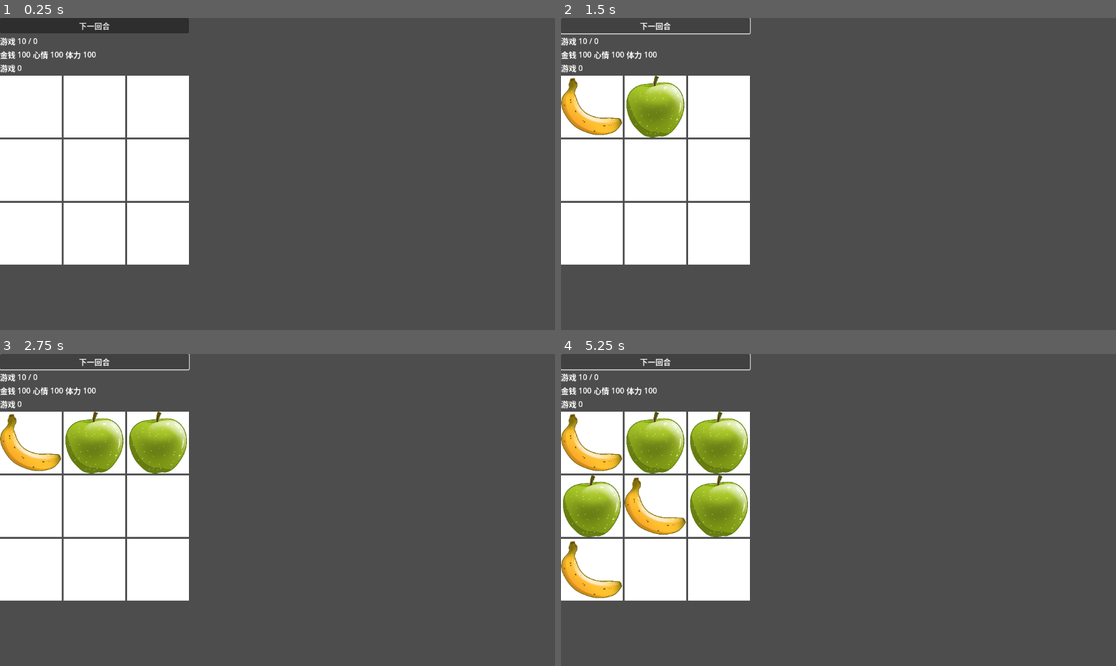
Above: before the commit, frames 1-4 (two rows, left to right).
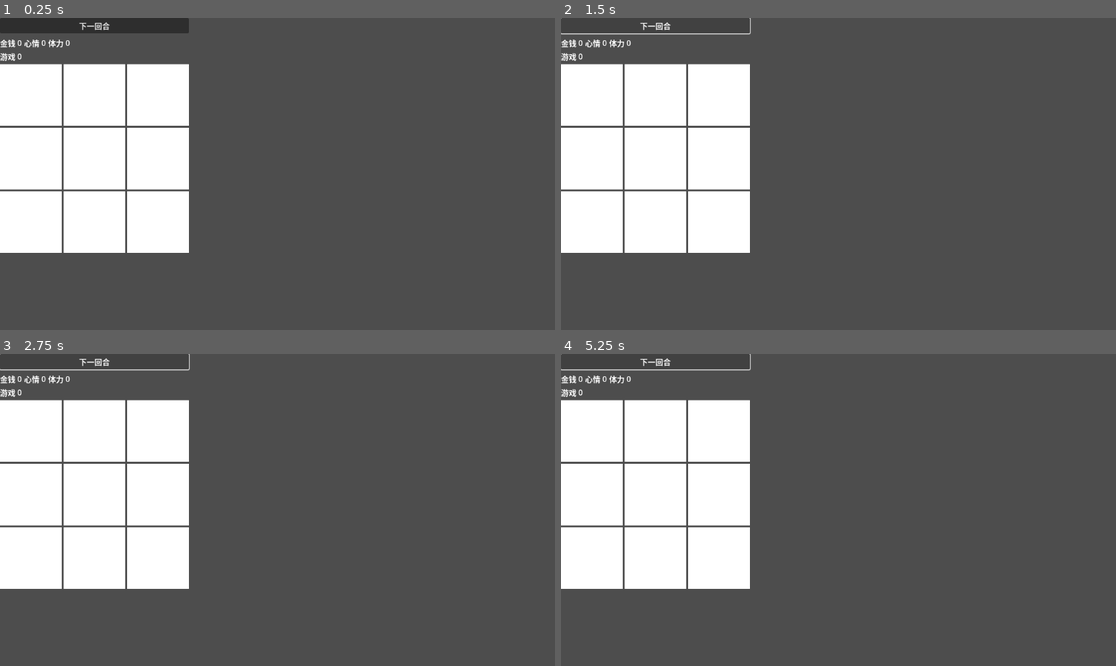
Above: after the commit, the same moments.

Repository: zuiyu1998/life-simulator
Game: Godot game, scene res://test/main_test.tscn
Same seed, same stepped clock (60 frames per second), same inputs: the game is played once before the commit and once after it.
Inputs:
- Up to frame 1 (0.25 s): no input
- Up to frame 2 (1.5 s): click "下一回合" at 0.5 s; click "下一回合" at 1.25 s
- Up to frame 3 (2.75 s): click "下一回合" at 2 s
- Up to frame 4 (5.25 s): tap Enter at 2.75, 4.25 s; tap Space at 3.5, 5 s

The runs differ from the first frame. In frame 1, 3.9% of the frame differs, in the area x 0-35%, y 6-80%; in frame 2, 6.1%; in frame 3, 7.6%; in frame 4, 12%.
Error after the commit: Parse Error: Could not resolve class "GameChessGainHandler", because of a parser error. (res://src/level/level.gd:60)

Commit message:
fix: tmp

Diff:
--- a/src/chess/chess.gd
+++ b/src/chess/chess.gd
@@ -1,6 +1,6 @@
 extends Resource
 class_name Chess
-## 棋子，玩家操作的主要对象
+## 棋子（劳动），玩家操作的主要对象
 
 # 棋子名称
 @export
@@ -19,4 +19,4 @@
 var costs: Array[ChessCost] = []
 # 棋子的增益
 @export
-var gains: Array[ChessGain] = []
+var gains: Array[Gain] = []
--- a/src/chess/chess_gain_handler.gd
+++ /dev/null
@@ -1,5 +0,0 @@
-class_name ChessGainHandler
-## 增益处理器
-
-func handle(_gain: ChessGain):
-	pass
--- a/src/chess/chess_gain.gd
+++ b/src/gain/gain.gd
@@ -1,10 +1,10 @@
 extends Resource
-class_name ChessGain
+class_name Gain
 ## 关卡结束时所获得的增益
 
 # 提升技能的名称
 @export
-var skill_name: StringName = &""
+var gain_name: StringName = &""
 # 提升技能的数值
 @export
 var value: int = 1
--- /dev/null
+++ b/src/gain/gain_handler.gd
@@ -0,0 +1,5 @@
+class_name GainHandler
+## 增益处理器
+
+func handle(_gain: Gain) -> Object:
+	return null
--- /dev/null
+++ b/src/gain/gain_handler_container.gd
@@ -0,0 +1,15 @@
+class_name GainHandleContainer
+
+var _data: Dictionary[String, GainHandler] = {}
+
+func register(name: String, handler: GainHandler):
+	print("%s gain handler registered.")
+	_data[name] = handler
+
+func handle(gain: Gain) -> Object:
+	var handler = _data[gain.gain_name]
+	if not handler:
+		printerr("%s gain handler not match.")
+		return null
+
+	return handler.handle(gain)
--- a/src/chess/data/appple.tres
+++ b/src/level/chess/data/appple.tres
@@ -1,11 +1,11 @@
 [gd_resource type="Resource" script_class="Chess" load_steps=7 format=3 uid="uid://q3mrec3b1thm"]
 
 [ext_resource type="Script" uid="uid://kim3xvrhjo47" path="res://src/chess/chess_cost.gd" id="1_4i1gt"]
-[ext_resource type="Script" uid="uid://ctj7a30jipb1p" path="res://src/chess/chess_gain.gd" id="2_p3mjl"]
-[ext_resource type="Resource" uid="uid://bvir2xdxntekf" path="res://src/chess/data/money_cost.tres" id="2_rkjwx"]
+[ext_resource type="Script" uid="uid://ctj7a30jipb1p" path="res://src/gain/gain.gd" id="2_p3mjl"]
+[ext_resource type="Resource" uid="uid://bvir2xdxntekf" path="res://src/level/chess/data/money_cost.tres" id="2_rkjwx"]
 [ext_resource type="Script" uid="uid://bqo4lla32p4wj" path="res://src/chess/chess.gd" id="3_m6knl"]
-[ext_resource type="Resource" uid="uid://s3lrkgafo0mj" path="res://src/chess/data/game_gain.tres" id="4_5x3d8"]
-[ext_resource type="Texture2D" uid="uid://d3wk5xgjkejmv" path="res://src/chess/assets/apple.png" id="4_rkjwx"]
+[ext_resource type="Resource" uid="uid://s3lrkgafo0mj" path="res://src/level/chess/data/game_gain.tres" id="4_5x3d8"]
+[ext_resource type="Texture2D" uid="uid://d3wk5xgjkejmv" path="res://src/level/chess/assets/apple.png" id="4_rkjwx"]
 
 [resource]
 script = ExtResource("3_m6knl")
--- a/src/chess/data/banana.tres
+++ b/src/level/chess/data/banana.tres
@@ -1,11 +1,11 @@
 [gd_resource type="Resource" script_class="Chess" load_steps=7 format=3 uid="uid://dp2qvh4ype7hb"]
 
 [ext_resource type="Script" uid="uid://kim3xvrhjo47" path="res://src/chess/chess_cost.gd" id="1_n1udx"]
-[ext_resource type="Script" uid="uid://ctj7a30jipb1p" path="res://src/chess/chess_gain.gd" id="2_4vtjq"]
-[ext_resource type="Resource" uid="uid://bvir2xdxntekf" path="res://src/chess/data/money_cost.tres" id="2_7m3bb"]
-[ext_resource type="Texture2D" uid="uid://ctf3vjkcrfa88" path="res://src/chess/assets/banana.png" id="3_rmh1l"]
+[ext_resource type="Script" uid="uid://ctj7a30jipb1p" path="res://src/gain/gain.gd" id="2_4vtjq"]
+[ext_resource type="Resource" uid="uid://bvir2xdxntekf" path="res://src/level/chess/data/money_cost.tres" id="2_7m3bb"]
+[ext_resource type="Texture2D" uid="uid://ctf3vjkcrfa88" path="res://src/level/chess/assets/banana.png" id="3_rmh1l"]
 [ext_resource type="Script" uid="uid://bqo4lla32p4wj" path="res://src/chess/chess.gd" id="4_2m6wh"]
-[ext_resource type="Resource" uid="uid://s3lrkgafo0mj" path="res://src/chess/data/game_gain.tres" id="4_txhnf"]
+[ext_resource type="Resource" uid="uid://s3lrkgafo0mj" path="res://src/level/chess/data/game_gain.tres" id="4_txhnf"]
 
 [resource]
 script = ExtResource("4_2m6wh")
--- a/src/chess/data/game_gain.tres
+++ b/src/level/chess/data/game_gain.tres
@@ -1,6 +1,6 @@
 [gd_resource type="Resource" script_class="ChessGain" load_steps=2 format=3 uid="uid://s3lrkgafo0mj"]
 
-[ext_resource type="Script" uid="uid://ctj7a30jipb1p" path="res://src/chess/chess_gain.gd" id="1_7x5j1"]
+[ext_resource type="Script" uid="uid://ctj7a30jipb1p" path="res://src/gain/gain.gd" id="1_7x5j1"]
 
 [resource]
 script = ExtResource("1_7x5j1")
--- /dev/null
+++ b/src/level/chess_grid/chess_grid_controller.gd
@@ -0,0 +1,29 @@
+class_name ChessGridController
+
+const chess_slot_tscn = preload("res://src/level/chess_grid/chess_slot.tscn")
+
+var data: ChessGrid = ChessGrid.new()
+var view: ChessGridPanel
+
+var chess_slots: Dictionary = {}
+
+func get_item(index: int) -> Chess:
+	return data.get_item(index)
+
+func set_item_size():
+	pass
+
+func do_init():
+	# 初始化数据
+	var size = view.item_size - data.items.size()
+	if size > 0:
+		for i in range(0, size):
+			data.items.push_back(null)
+	elif size < 0:
+		for i in range(0, -size):
+			data.items.pop_back()
+
+	for i in range(0, view.item_size):
+		var chess_slot = chess_slot_tscn.instantiate()
+		chess_slots.set(str(0), chess_slot)
+		view.add_child(chess_slot)
--- a/src/level/chess_grid/chess_grid_panel.gd
+++ b/src/level/chess_grid/chess_grid_panel.gd
@@ -2,24 +2,15 @@
 extends GridContainer
 class_name ChessGridPanel
 
-const chess_slot_tscn = preload("res://src/level/chess_grid/chess_slot.tscn")
+var controller: ChessGridController
 
 @export
-var item_size: int = 9:
-	set(v):
-		item_size = v
-		if chess_grid:
-			chess_grid.fill(item_size)
-			do_init()
+var item_size: int = 9: set = _set_item_size
 
-@export
-var chess_grid: ChessGrid:
-	set(v):
-		chess_grid = v
-
-		if chess_grid:
-			chess_grid.fill(item_size)
-			do_init()
+func _set_item_size(v: int):
+	item_size = v
+	_ensure()
+	controller.set_item_size()
 
 func update_chess(index: int, chess: Chess):
 	var chess_slot = get_child(index)
@@ -33,11 +24,12 @@
 		chess_slot.update_chess_icon(null)
 		chess_slot.update_chess_bg(0)
 
+func _ensure():
+	if not controller:
+		controller = ChessGridController.new()
+		controller.view = self
 
-func do_init():
-	for child in get_children():
-		child.queue_free()
+func _ready() -> void:
+	_ensure()
 
-	for x in range(0, item_size):
-		var chess_slot = chess_slot_tscn.instantiate() as ChessSlot
-		add_child(chess_slot)
+	controller.do_init()
--- a/src/level/chess_grid/chess_grid_panel.tscn
+++ b/src/level/chess_grid/chess_grid_panel.tscn
@@ -1,15 +1,7 @@
-[gd_scene load_steps=5 format=3 uid="uid://yv0gmg8jqdj7"]
+[gd_scene load_steps=2 format=3 uid="uid://yv0gmg8jqdj7"]
 
 [ext_resource type="Script" uid="uid://bj5soxk8226r2" path="res://src/level/chess_grid/chess_grid_panel.gd" id="1_7egdb"]
-[ext_resource type="Script" uid="uid://bqo4lla32p4wj" path="res://src/chess/chess.gd" id="2_x6df8"]
-[ext_resource type="Script" uid="uid://vdi5hbpckkbj" path="res://src/level/chess_grid/chess_grid.gd" id="3_q0i1e"]
-
-[sub_resource type="Resource" id="Resource_yvyyg"]
-script = ExtResource("3_q0i1e")
-items = Array[ExtResource("2_x6df8")]([null, null, null, null, null, null, null, null, null])
-metadata/_custom_type_script = "uid://vdi5hbpckkbj"
 
 [node name="ChessGridPanel" type="GridContainer"]
 columns = 3
 script = ExtResource("1_7egdb")
-chess_grid = SubResource("Resource_yvyyg")
--- a/src/level/chess_grid/chess_slot.gd
+++ b/src/level/chess_grid/chess_slot.gd
@@ -53,9 +53,9 @@
 	if item_drag.item_index == item_index:
 		chess_icon.texture = item_drag.chess.image
 		return
-	if chess_grid_panel.chess_grid.on_drag(item_index, item_drag.chess):
+	if chess_grid_panel.controller.on_drag(item_index, item_drag.chess):
 		item_drag.success = true
-		chess_grid_panel.chess_grid.set_item(item_drag.item_index, null)
+		chess_grid_panel.controller.set_item(item_drag.item_index, null)
 
 
 # 设置拖动失败的回调
@@ -79,12 +79,14 @@
 
 func _get_drag_data(_at_position: Vector2) -> Variant:
 	var chess_grid_panel = get_parent() as ChessGridPanel
+	print("dddddd")
 
 	if not chess_grid_panel:
 		return null
 
 	var item_index = get_index()
-	var chess_item = chess_grid_panel.chess_grid.get_item(item_index)
+	var chess_item = chess_grid_panel.controller.get_item(item_index)
+
 	if not chess_item is Chess:
 		return null
 
--- a/src/level/chess_spawner/data/appple_item.tres
+++ b/src/level/chess_spawner/data/appple_item.tres
@@ -1,6 +1,6 @@
 [gd_resource type="Resource" script_class="ChessSpawnerItem" load_steps=3 format=3 uid="uid://diu4mvyc06yfl"]
 
-[ext_resource type="Resource" uid="uid://dp2qvh4ype7hb" path="res://src/chess/data/banana.tres" id="1_56x82"]
+[ext_resource type="Resource" uid="uid://dp2qvh4ype7hb" path="res://src/level/chess/data/banana.tres" id="1_56x82"]
 [ext_resource type="Script" uid="uid://r06h8naluj6m" path="res://src/level/chess_spawner/chess_spawner_item.gd" id="1_b3fb1"]
 
 [resource]
--- a/src/level/chess_spawner/data/banana_item.tres
+++ b/src/level/chess_spawner/data/banana_item.tres
@@ -1,6 +1,6 @@
 [gd_resource type="Resource" script_class="ChessSpawnerItem" load_steps=3 format=3 uid="uid://derf52oy6solq"]
 
-[ext_resource type="Resource" uid="uid://q3mrec3b1thm" path="res://src/chess/data/appple.tres" id="1_544lo"]
+[ext_resource type="Resource" uid="uid://q3mrec3b1thm" path="res://src/level/chess/data/appple.tres" id="1_544lo"]
 [ext_resource type="Script" uid="uid://r06h8naluj6m" path="res://src/level/chess_spawner/chess_spawner_item.gd" id="2_c36go"]
 
 [resource]
--- a/src/level/level.gd
+++ b/src/level/level.gd
@@ -69,8 +69,6 @@
 func do_init() -> void:
 	task.finished.connect(on_task_finished)
 
-	chess_grid_panel.chess_grid = chess_grid
-
 	task_panel.do_init(task)
 
 
@@ -94,9 +92,7 @@
 	update_like(level_state.like)
 	update_money(level_state.money)
 
-	chess_grid_panel.chess_grid = chess_grid
-	chess_grid.chess_change.connect(update_chess)
-	chess_grid.merge.connect(handle_merge)
+
 
 	for index in chess_grid.items.size():
 		var item = chess_grid.items.get(index)
--- a/src/task/task.gd
+++ b/src/task/task.gd
@@ -1,6 +1,6 @@
 extends Resource
 class_name Task
-## 任务
+## 任务(事件)
 
 signal finished
 
--- a/test/data/chess_grid_defaullt.tres
+++ b/test/data/chess_grid_defaullt.tres
@@ -2,12 +2,12 @@
 
 [ext_resource type="Script" uid="uid://bqo4lla32p4wj" path="res://src/chess/chess.gd" id="1_b1fp8"]
 [ext_resource type="Script" uid="uid://kim3xvrhjo47" path="res://src/chess/chess_cost.gd" id="2_jdq5a"]
-[ext_resource type="Resource" uid="uid://bvir2xdxntekf" path="res://src/chess/data/money_cost.tres" id="3_dox31"]
+[ext_resource type="Resource" uid="uid://bvir2xdxntekf" path="res://src/level/chess/data/money_cost.tres" id="3_dox31"]
 [ext_resource type="Script" uid="uid://vdi5hbpckkbj" path="res://src/level/chess_grid/chess_grid.gd" id="4_bwq5p"]
-[ext_resource type="Script" uid="uid://ctj7a30jipb1p" path="res://src/chess/chess_gain.gd" id="4_sf6yw"]
-[ext_resource type="Resource" uid="uid://s3lrkgafo0mj" path="res://src/chess/data/game_gain.tres" id="5_64b2v"]
-[ext_resource type="Texture2D" uid="uid://d3wk5xgjkejmv" path="res://src/chess/assets/apple.png" id="6_7bpjp"]
-[ext_resource type="Texture2D" uid="uid://ctf3vjkcrfa88" path="res://src/chess/assets/banana.png" id="7_u2xob"]
+[ext_resource type="Script" uid="uid://ctj7a30jipb1p" path="res://src/gain/gain.gd" id="4_jcgkt"]
+[ext_resource type="Resource" uid="uid://s3lrkgafo0mj" path="res://src/level/chess/data/game_gain.tres" id="5_64b2v"]
+[ext_resource type="Texture2D" uid="uid://d3wk5xgjkejmv" path="res://src/level/chess/assets/apple.png" id="6_7bpjp"]
+[ext_resource type="Texture2D" uid="uid://ctf3vjkcrfa88" path="res://src/level/chess/assets/banana.png" id="7_u2xob"]
 
 [sub_resource type="Resource" id="Resource_jesxc"]
 script = ExtResource("1_b1fp8")
@@ -15,7 +15,7 @@
 description = "这是一个苹果"
 image = ExtResource("6_7bpjp")
 costs = Array[ExtResource("2_jdq5a")]([ExtResource("3_dox31")])
-gains = Array[ExtResource("4_sf6yw")]([ExtResource("5_64b2v")])
+gains = Array[ExtResource("4_jcgkt")]([ExtResource("5_64b2v")])
 metadata/_custom_type_script = "uid://bqo4lla32p4wj"
 
 [sub_resource type="Resource" id="Resource_l2x4t"]
@@ -24,7 +24,7 @@
 description = "这是一个香蕉"
 image = ExtResource("7_u2xob")
 costs = Array[ExtResource("2_jdq5a")]([ExtResource("3_dox31")])
-gains = Array[ExtResource("4_sf6yw")]([ExtResource("5_64b2v")])
+gains = Array[ExtResource("4_jcgkt")]([ExtResource("5_64b2v")])
 metadata/_custom_type_script = "uid://bqo4lla32p4wj"
 
 [sub_resource type="Resource" id="Resource_alom0"]
@@ -33,7 +33,7 @@
 description = "这是一个苹果"
 image = ExtResource("6_7bpjp")
 costs = Array[ExtResource("2_jdq5a")]([ExtResource("3_dox31")])
-gains = Array[ExtResource("4_sf6yw")]([ExtResource("5_64b2v")])
+gains = Array[ExtResource("4_jcgkt")]([ExtResource("5_64b2v")])
 metadata/_custom_type_script = "uid://bqo4lla32p4wj"
 
 [resource]
Renamed: src/chess/chess_gain.gd.uid -> src/gain/gain.gd.uid
Renamed: src/chess/chess_gain_handler.gd.uid -> src/gain/gain_handler.gd.uid
Not shown, added: src/gain/gain_handler_container.gd.uid
Renamed: src/chess/assets/apple.png -> src/level/chess/assets/apple.png
Not shown, changed: src/level/chess/assets/apple.png.import
Renamed: src/chess/assets/banana.png -> src/level/chess/assets/banana.png
Not shown, changed: src/level/chess/assets/banana.png.import
Renamed: src/chess/assets/blueberry.png -> src/level/chess/assets/blueberry.png
Not shown, changed: src/level/chess/assets/blueberry.png.import
Renamed: src/chess/assets/coconut.png -> src/level/chess/assets/coconut.png
Not shown, changed: src/level/chess/assets/coconut.png.import
Renamed: src/chess/assets/orange.png -> src/level/chess/assets/orange.png
(and 5 more such lines)
